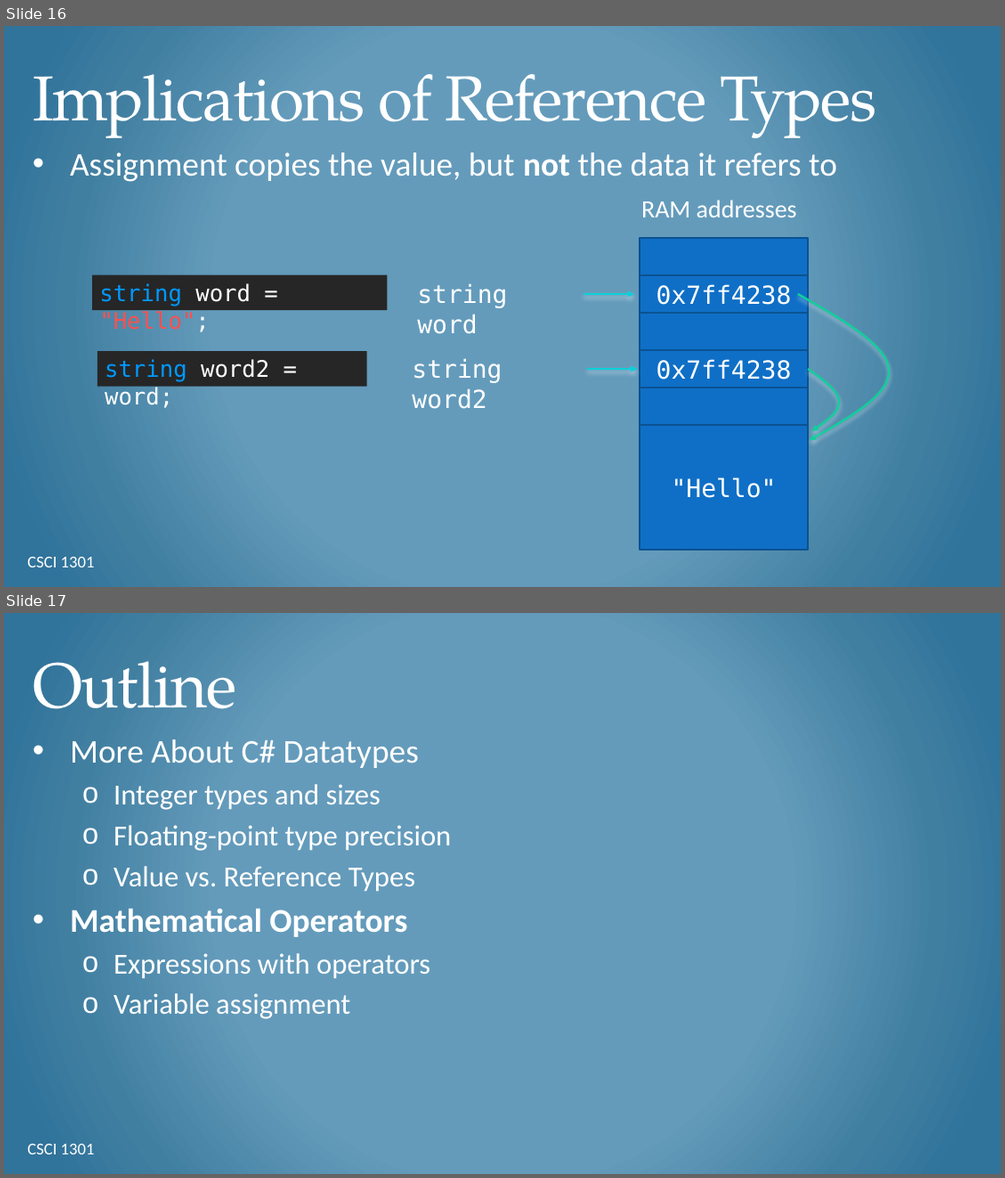
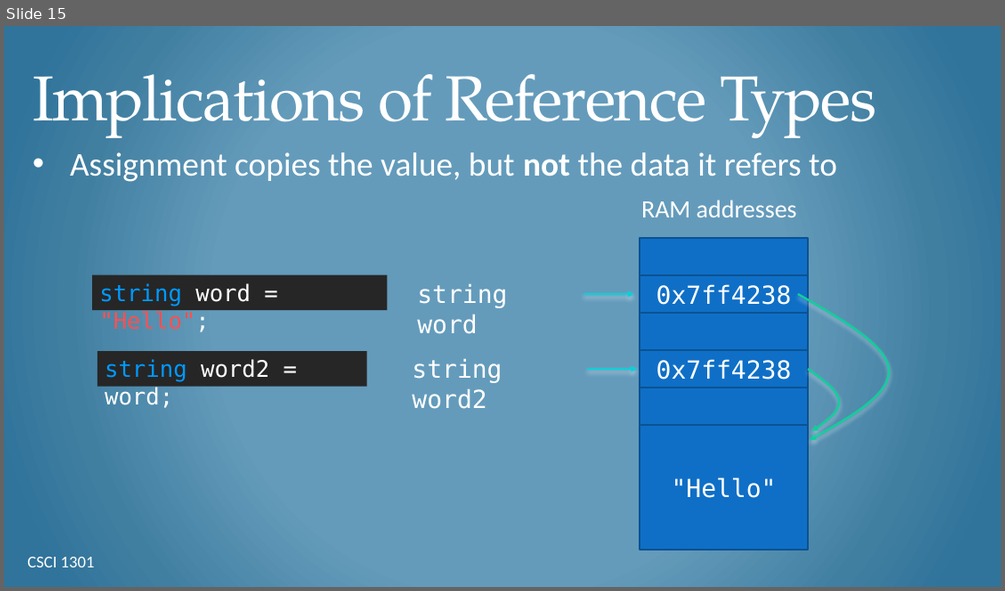
Before and after one commit to csci-1301/csci-1301.github.io, a slide deck: lectures/030_datatypes_and_variables/Datatypes-Variables-Details.pptx. Shown one above the other, each under a label of ours: slides 16 and 17 before the commit, slide 15 after it. The pictures are 1005x1178 and 1005x591 pixels, drawn with LibreOffice and Linux fonts; fonts in the diff are those of the drawing; background and template pictures are left out. Boxes give left, top, right and bottom in pixels: in the first picture for what was removed or moved away, otherwise in the second. Text is boxed around its words. In the diff, an @@ line names an element or a change of style, - is before the commit and + after.

```diff
--- a/lectures/030_datatypes_and_variables/Datatypes-Variables-Details.pptx
+++ b/lectures/030_datatypes_and_variables/Datatypes-Variables-Details.pptx
@@ slide 17 removed at box(4, 613, 1001, 1174), background gradient #659ABC to #427FA1 to #30759B @@
@@ title removed at box(32, 661, 236, 709) @@
-Outline
@@ text removed at box(70, 739, 451, 1019) @@
-• More About C# Datatypes
-  o Integer types and sizes
-  o Floating-point type precision
-  o Value vs. Reference Types
-• Mathematical Operators
-  o Expressions with operators
-  o Variable assignment
@@ text removed at box(27, 1143, 95, 1154) @@
-CSCI 1301
@@ what was slide 16 is now slide 15 @@
```
Also in this commit, not shown: 5 slides changed, 4 other slides removed, 7 other files.
